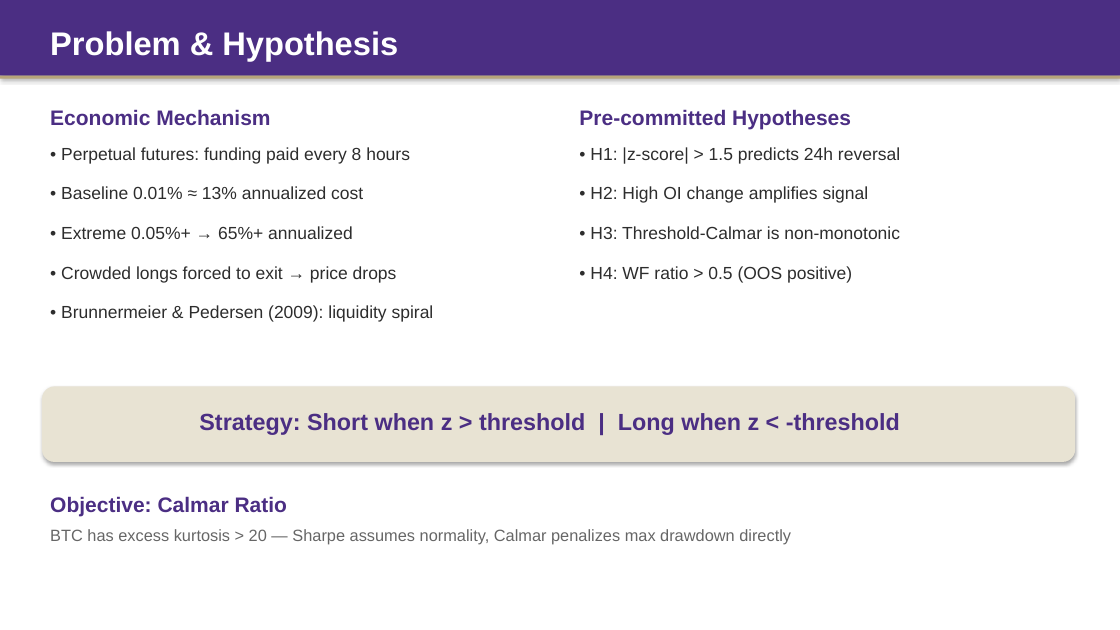
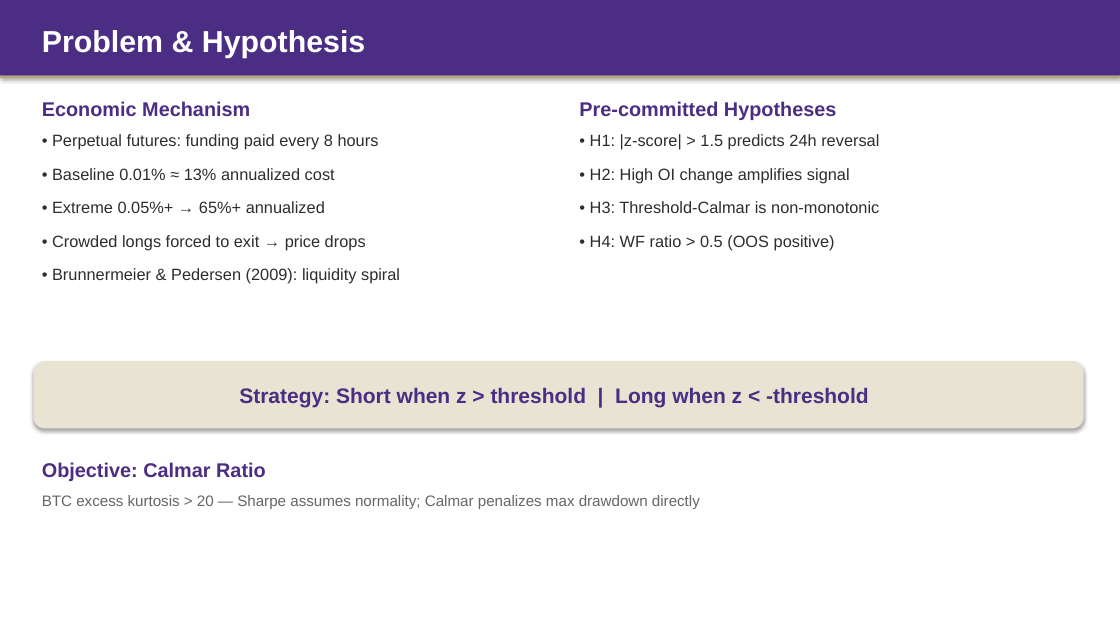
Before and after one commit to Tyche1107/Strategy-project, a slide deck: slide 2 of CFRM522_Presentation.pptx. Drawn at 1120x630 pixels with LibreOffice and Linux fonts; fonts in the diff are those of the drawing. Boxes give left, top, right and bottom in pixels: in the first picture for what was removed or moved away, otherwise in the second. Text is boxed around its words. In the diff, an @@ line names an element or a change of style, - is before the commit and + after.

```diff
--- a/CFRM522_Presentation.pptx
+++ b/CFRM522_Presentation.pptx
@@ text "Problem & Hypothesis": place and size @@
-text "Problem & Hypothesis" at box(50, 31, 398, 61)
+text "Problem & Hypothesis" at box(42, 30, 365, 58)
@@ text "Problem & Hypothesis" at box(42, 30, 365, 58): size 28 to 26 pt @@
@@ text "Economic Mechanism": place and size @@
-text "Economic Mechanism" at box(50, 109, 270, 125)
+text "Economic Mechanism" at box(42, 101, 250, 116)
@@ text "Pre-committed Hypotheses": place and size @@
-text "Pre-committed Hypotheses" at box(579, 109, 851, 130)
+text "Pre-committed Hypotheses" at box(579, 101, 837, 120)
@@ text "• Perpetual futures: funding paid ..." at box(52, 134, 400, 284): size 15 to 14 pt; less space between paragraphs @@
@@ text "• Perpetual futures: funding paid ...": place and size @@
-text "• Perpetual futures: funding paid ..." at box(61, 147, 434, 322)
+text "• Perpetual futures: funding paid ..." at box(52, 134, 400, 284)
@@ text "• H1: |z-score| > 1.5 ...": place and size @@
-text "• H1: |z-score| > 1.5 ..." at box(590, 147, 900, 283)
+text "• H1: |z-score| > 1.5 ..." at box(590, 134, 879, 251)
@@ text "• H1: |z-score| > 1.5 ..." at box(590, 134, 879, 251): size 15 to 14 pt; less space between paragraphs @@
@@ rounded rectangle: place and size @@
-rounded rectangle at box(42, 386, 1075, 462)
+rounded rectangle at box(34, 361, 1084, 429)
@@ text "Strategy: Short when z > ...": place and size @@
-text "Strategy: Short when z > ..." at box(199, 413, 900, 435)
+text "Strategy: Short when z > ..." at box(239, 388, 869, 407)
@@ text "Strategy: Short when z > ..." at box(239, 388, 869, 407): size 20 to 18 pt @@
@@ size 18 to 17 pt in 3 elements at box(579, 101, 837, 120), box(42, 101, 250, 116), box(42, 462, 266, 481) @@
@@ text "Objective: Calmar Ratio": place and size @@
-text "Objective: Calmar Ratio" at box(50, 496, 287, 516)
+text "Objective: Calmar Ratio" at box(42, 462, 266, 481)
@@ text at box(42, 495, 700, 509): text changed; size 14 to 13 pt @@
-BTC has excess kurtosis > 20 — Sharpe assumes normality, Calmar penalizes max drawdown directly
+BTC excess kurtosis > 20 — Sharpe assumes normality; Calmar penalizes max drawdown directly
```
Also in this commit, not shown: 14 other slides changed, 2 other files.
